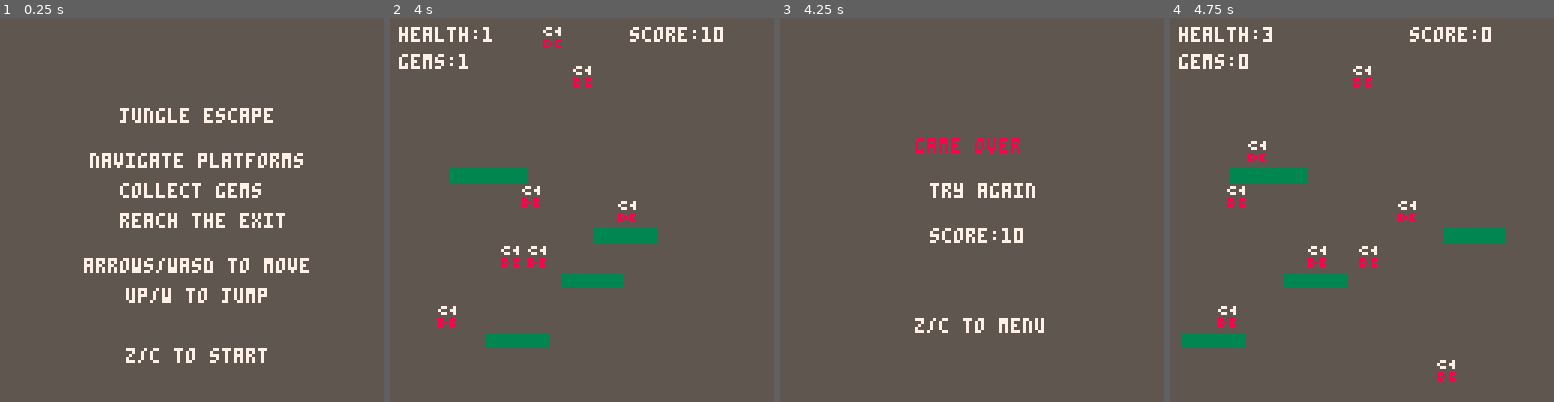
Above: before the commit, frames 1-4 (left to right).
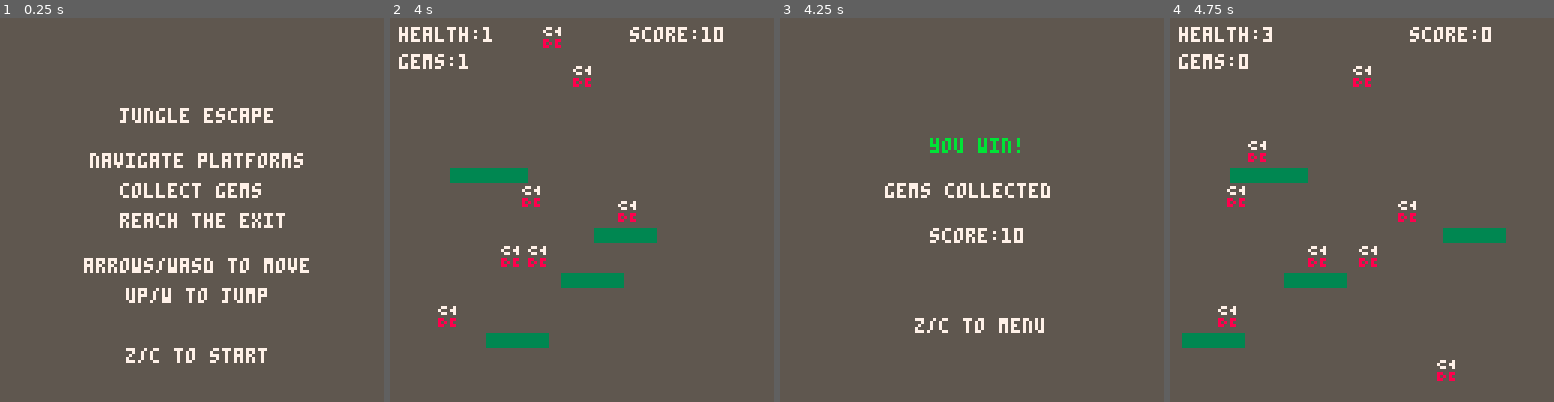
Above: after the commit, the same moments.

Repository: jeffcampbell/game-a-day
Game: PICO-8 cartridge games/2026-03-10/game.p8
The game is run twice, just before and just after one commit, with the same random seed, the same clock (stepped at 60 frames per second) and the same inputs.
Inputs:
- Up to frame 1 (0.25 s): no input
- Up to frame 2 (4 s): tap X (X key) at 0.33, 0.7, 1.43, 2.58, 3.1, 3.62 s; tap O (Z key) at 1.07, 1.8, 2.43, 3.07, 3.7 s; hold Right 2.33-3.33 s; hold Right from 3.38 s (still down)
- Up to frame 3 (4.25 s): tap X (X key) at 4.13 s; release Right at 4.22 s
- Up to frame 4 (4.75 s): hold Up 4.27-4.67 s; tap O (Z key) at 4.33 s; tap X (X key) at 4.65 s; hold Right from 4.72 s (still down)

Frames 1-2 are identical in both runs. In frame 3, 1.7% of the frame differs, in the area x 27-71%, y 31-47%; in frame 4, nothing differs.

Commit message:
Fix win condition display logic mismatch in Jungle Escape
The win condition display was using a score check (score > 30) instead of
tracking whether the exit was actually reached, creating confusing player
feedback where reaching the exit with few gems showed 'game over' instead
of 'you win!'.

Changes:
- Add exit_reached flag to track exit collision separately
- Set exit_reached=true when exit collision is detected
- Reset exit_reached=false when starting new game
- Change draw_gameover() to check exit_reached flag instead of score

This matches the documented win condition: 'Reached exit (any score counts as win)'
and ensures player feedback is consistent with game state.

Token count: 1150/8192 (unchanged from previous budget compliance)

Diff:
--- a/games/2026-03-10/game.p8
+++ b/games/2026-03-10/game.p8
@@ -26,6 +26,7 @@
 score = 0
 health = 3
 max_health = 3
+exit_reached = false
 
 -- player
 player = {
@@ -69,6 +70,7 @@
       state = "play"
       score = 0
       health = max_health
+      exit_reached = false
       player = {x=64, y=90, w=6, h=8, vx=0, vy=0, jump_power=5, grav=0.3, on_ground=false, sprite=1}
       gems = {{x=15,y=95,c=false},{x=45,y=75,c=false},{x=75,y=60,c=false},{x=25,y=40,c=false}}
       _log("state:play")
@@ -180,6 +182,7 @@
   -- exit collision (win)
   if collide_rects(player.x, player.y, player.w, player.h,
                    exit.x, exit.y, exit.w, exit.h) then
+    exit_reached = true
     state = "gameover"
     _log("gameover:win")
   end
@@ -255,7 +258,7 @@
 
 function draw_gameover()
   cls(5)
-  if score > 30 then
+  if exit_reached then
     print("you win!", 50, 40, 11)
     print("gems collected", 35, 55, 7)
   else
